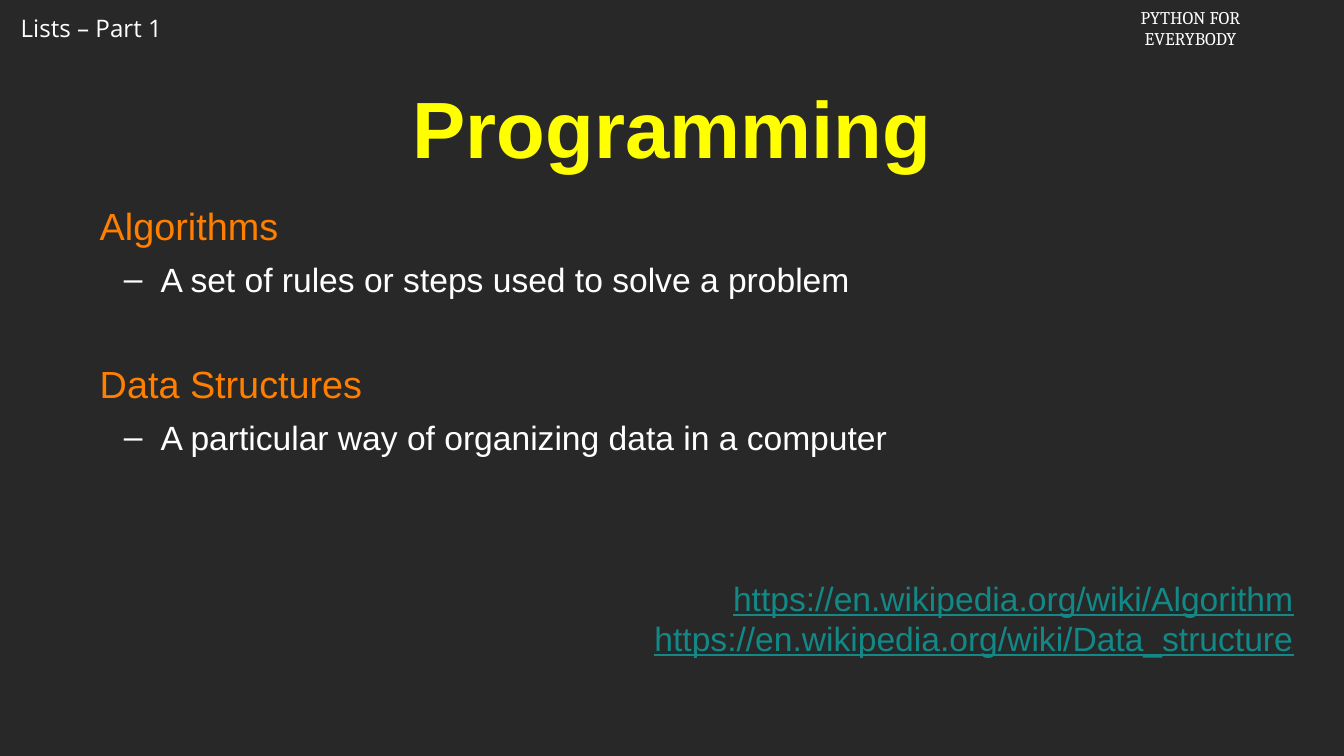
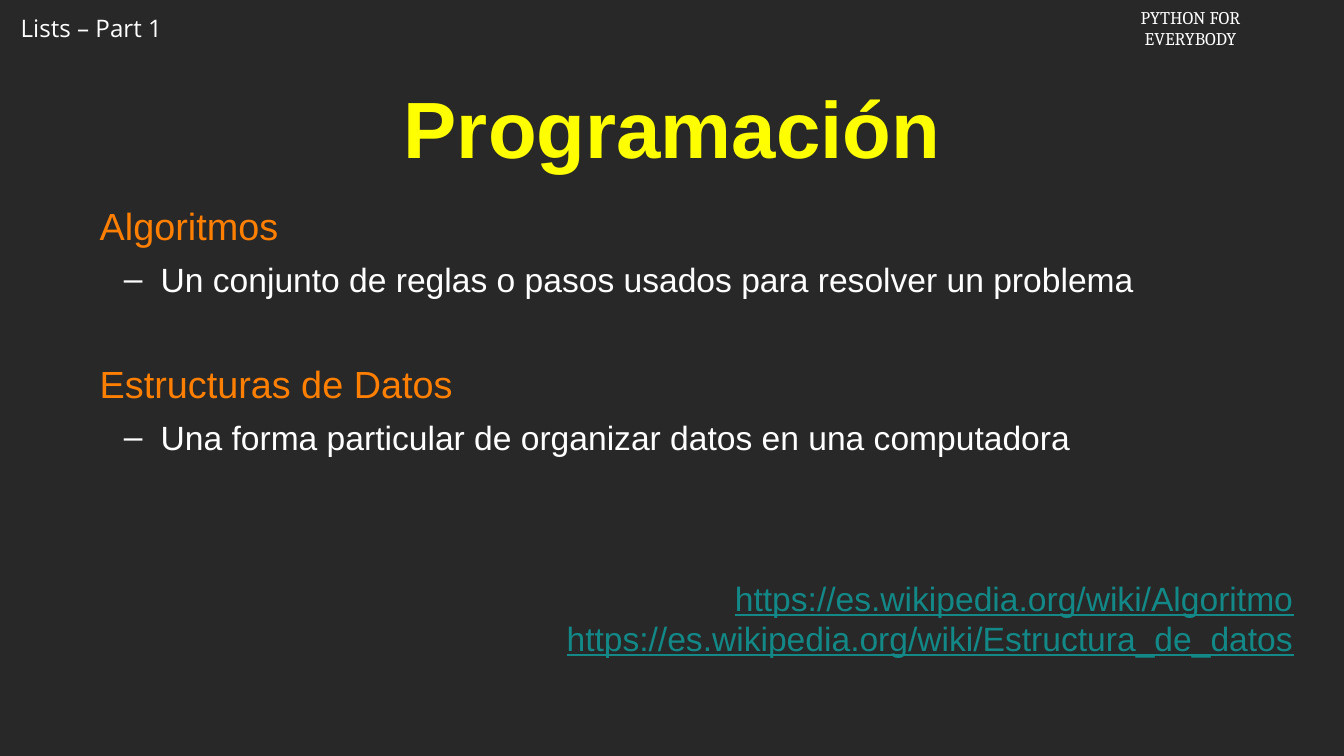
Before and after one commit to csev/py4e, a slide deck: slide 2 of ai/8.1.pptx. Drawn at 1344x756 pixels with LibreOffice and Linux fonts; fonts in the diff are those of the drawing; background and template pictures are left out. Boxes give left, top, right and bottom in pixels: in the first picture for what was removed or moved away, otherwise in the second. Text is boxed around its words. In the diff, an @@ line names an element or a change of style, - is before the commit and + after.

```diff
--- a/ai/8.1.pptx
+++ b/ai/8.1.pptx
@@ title at [404, 99, 940, 173]: text changed @@
-Programming
+Programación
@@ text at [100, 212, 1133, 457]: text changed @@
-Algorithms
-  – A set of rules or steps used to solve a problem
-Data Structures
-  – A particular way of organizing data in a computer
+Algoritmos
+  – Un conjunto de reglas o pasos usados para resolver un problema
+Estructuras de Datos
+  – Una forma particular de organizar datos en una computadora
@@ text at [567, 587, 1293, 658]: text changed @@
-https://en.wikipedia.org/wiki/Algorithm
-https://en.wikipedia.org/wiki/Data_structure
+https://es.wikipedia.org/wiki/Algoritmo
+https://es.wikipedia.org/wiki/Estructura_de_datos
```
Also in this commit, not shown: 11 other slides changed.
